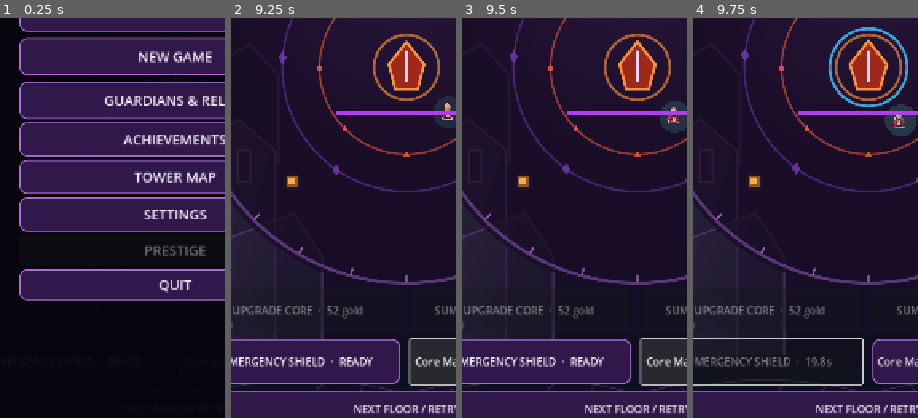
Above: before the commit, frames 1-4 (left to right).
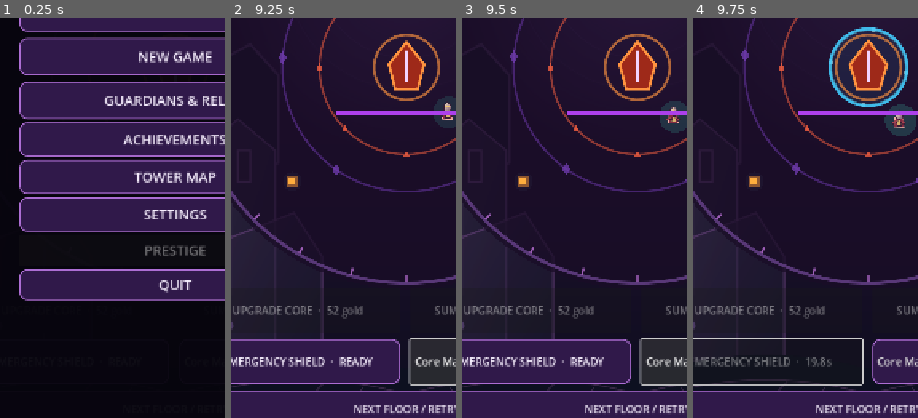
Above: after the commit, the same moments.

Repository: kage049754/Core-Guardian-Demon-Lord-s-Tower
Game: Godot game, scene res://scenes/main.tscn
Same seed, same stepped clock (60 frames per second), same inputs: the game is played once before the commit and once after it.
Inputs:
- Up to frame 1 (0.25 s): no input
- Up to frame 2 (9.25 s): click "EMERGENCY SHIELD · READY" at 0.5 s; click "EMERGENCY SHIELD · READY" at 1.25 s; click "NEXT FLOOR / RETRY" at 2 s; click "NEXT FLOOR / RETRY" at 2.75 s; click "NEXT FLOOR / RETRY" at 3.5 s; click "NEW GAME" at 4.25 s; click "NEW GAME" at 5 s; click "CONTINUE TOWER" at 5.75 s; click "CONTINUE TOWER" at 6.5 s; click "OK" at 7.25 s; click "Core Mastery" at 8 s; click "Core Mastery" at 8.75 s
- Up to frame 3 (9.5 s): no input
- Up to frame 4 (9.75 s): click "EMERGENCY SHIELD · READY" at 9.5 s
The pictures show only the part of the screen within x 11-61%, y 43-93%; the shares and areas given below are measured in that part.

Frames 1-3 are identical in both runs. In frame 4, 0.5% of the frame differs, in the area x 60-96%, y 2-23%.

Commit message:
vfx: add animated visual feedback for active core shields

Diff:
--- a/scripts/main.gd
+++ b/scripts/main.gd
@@ -1376,7 +1376,18 @@
 		var a := TAU * float(i) / 6.0 + game_clock * 0.04
 		var rune := center + Vector2(cos(a), sin(a)) * outer_radius * 0.60
 		draw_colored_polygon(PackedVector2Array([rune + Vector2(0, -10), rune + Vector2(7, 0), rune + Vector2(0, 10), rune + Vector2(-7, 0)]), Color(0.45, 0.24, 0.7, 0.75))
-	# The original crystal is drawn procedurally to keep this first slice asset-independent.
+	# Active shield skill: a pulsing barrier is a visual response to the saved combat state.
+	if shield > 0.0:
+		var shield_pulse := sin(game_clock * 5.0) * 3.0
+		var shield_alpha := clampf(0.30 + shield / 180.0, 0.30, 0.78)
+		if not reduced_effects:
+			draw_circle(center, 62.0 + shield_pulse, Color(0.18, 0.78, 1.0, shield_alpha * 0.16))
+		draw_arc(center, 62.0 + shield_pulse, 0.0, TAU, 72, Color(0.36, 0.88, 1.0, shield_alpha), 4.0, true)
+		for shield_rune in range(4):
+			var shield_angle := game_clock * 0.7 + TAU * float(shield_rune) / 4.0
+			var shield_point := center + Vector2(cos(shield_angle), sin(shield_angle)) * (62.0 + shield_pulse)
+			draw_circle(shield_point, 4.0, Color(0.75, 0.97, 1.0, shield_alpha))
+	# The core crystal changes color and shape emphasis with its selected evolution.
 	var pulse := 1.0 + sin(game_clock * 2.5) * 0.06
 	var core := PackedVector2Array([
 		center + Vector2(0, -43 * pulse), center + Vector2(30 * pulse, -5),
